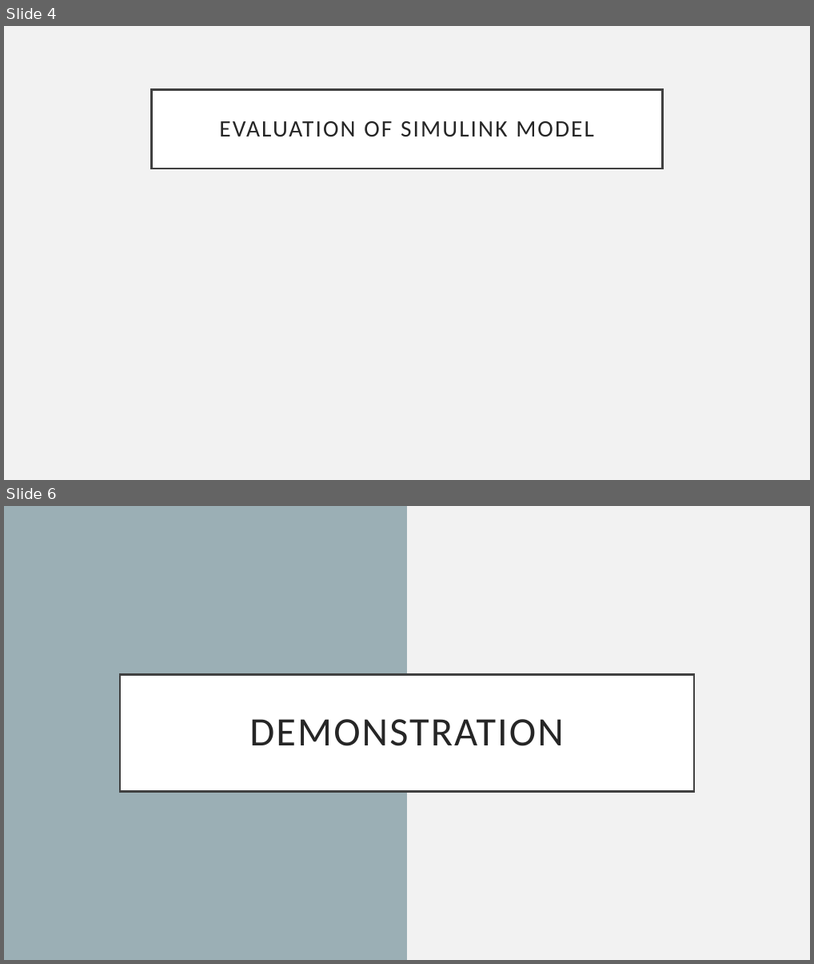
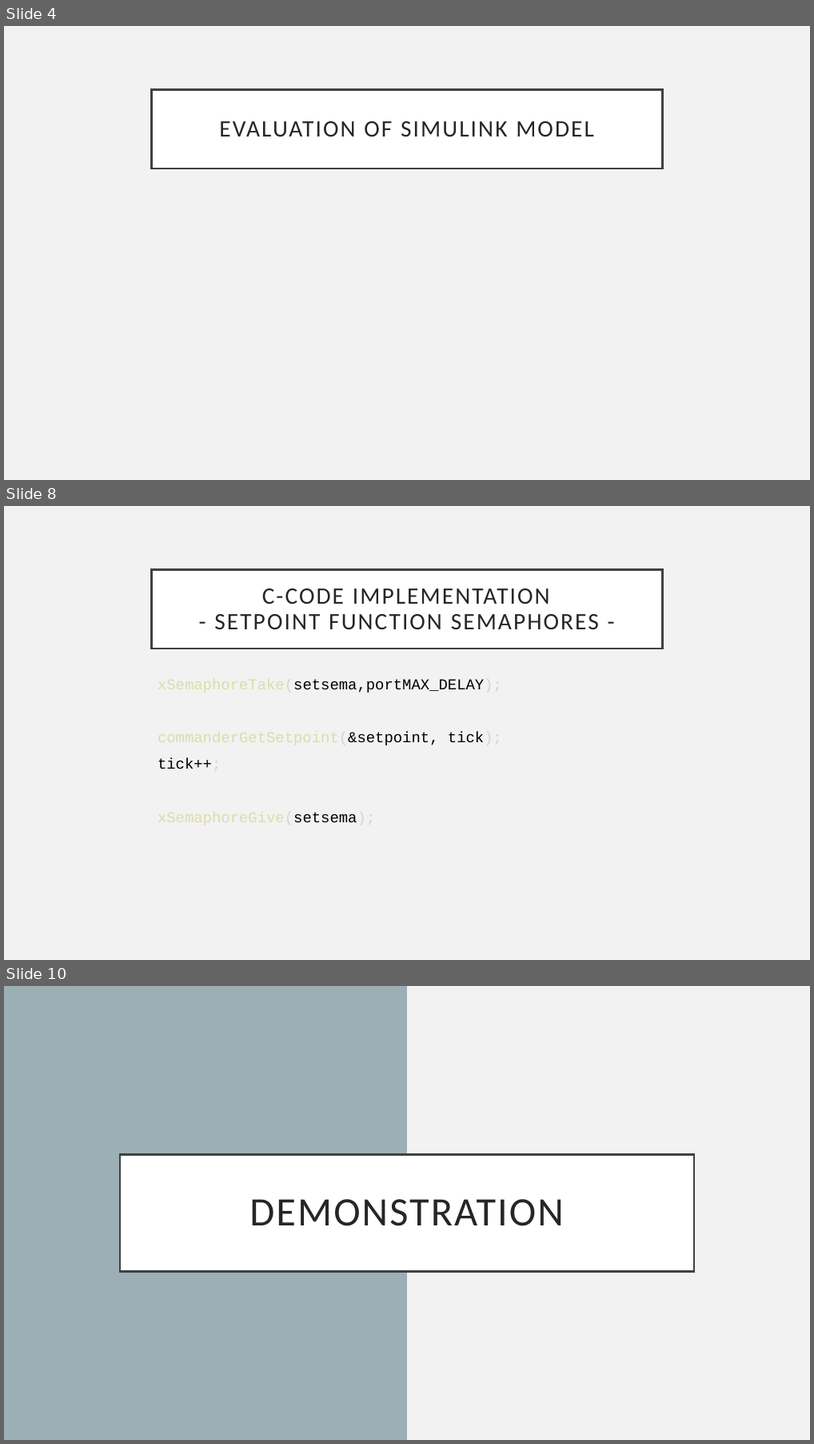
Before and after one commit to jonherz/quadcopter_g22, a slide deck: project_presentation.pptx. Shown one above the other, each under a label of ours: slides 4 and 6 before the commit, slides 4, 8 and 10 after it; the slides between them are not shown. The pictures are 814x964 and 814x1444 pixels, drawn with LibreOffice and Linux fonts; fonts in the diff are those of the drawing. Boxes give left, top, right and bottom in pixels: in the first picture for what was removed or moved away, otherwise in the second. Text is boxed around its words. In the diff, an @@ line names an element or a change of style, - is before the commit and + after.

```diff
--- a/project_presentation.pptx
+++ b/project_presentation.pptx
@@ slide 8 added at (x1=4, y1=506, x2=810, y2=960), background #F2F2F2 @@
@@ title added at (x1=152, y1=569, x2=662, y2=648), fill #FFFFFF, outline #404040 2.5 pt, 28 pt, text #262626 @@
+C-CODE IMPLEMENTATION
+- SETPOINT FUNCTION SEMAPHORES -
@@ text added at (x1=158, y1=678, x2=502, y2=825), 18 pt, text #DCDCAA @@
+xSemaphoreTake(setsema,portMAX_DELAY);
+commanderGetSetpoint(&setpoint, tick);
+tick++;
+xSemaphoreGive(setsema);
@@ what was slide 6 is now slide 10 @@
```
Also in this commit, not shown: 1 slide changed, 3 other slides added, 2 other files.
